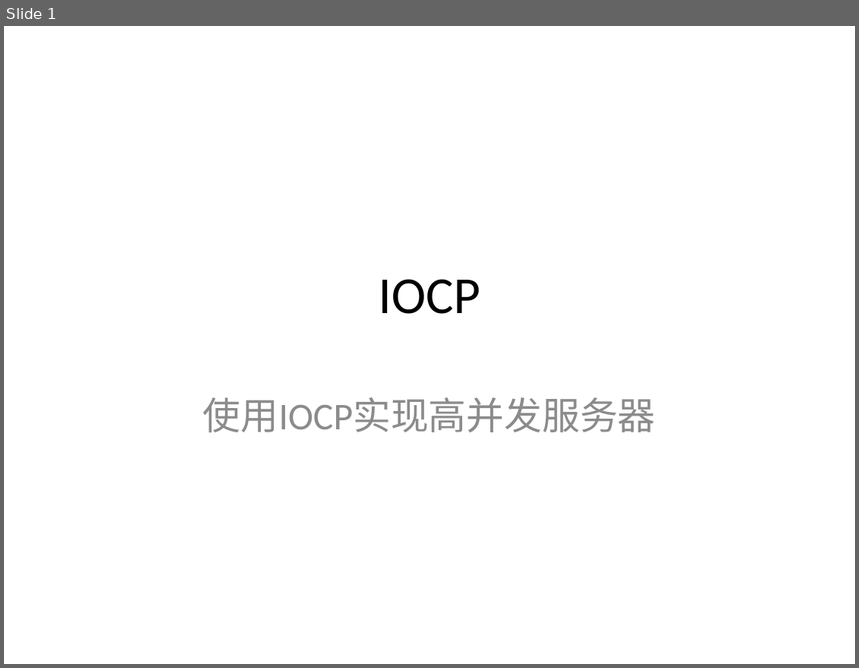
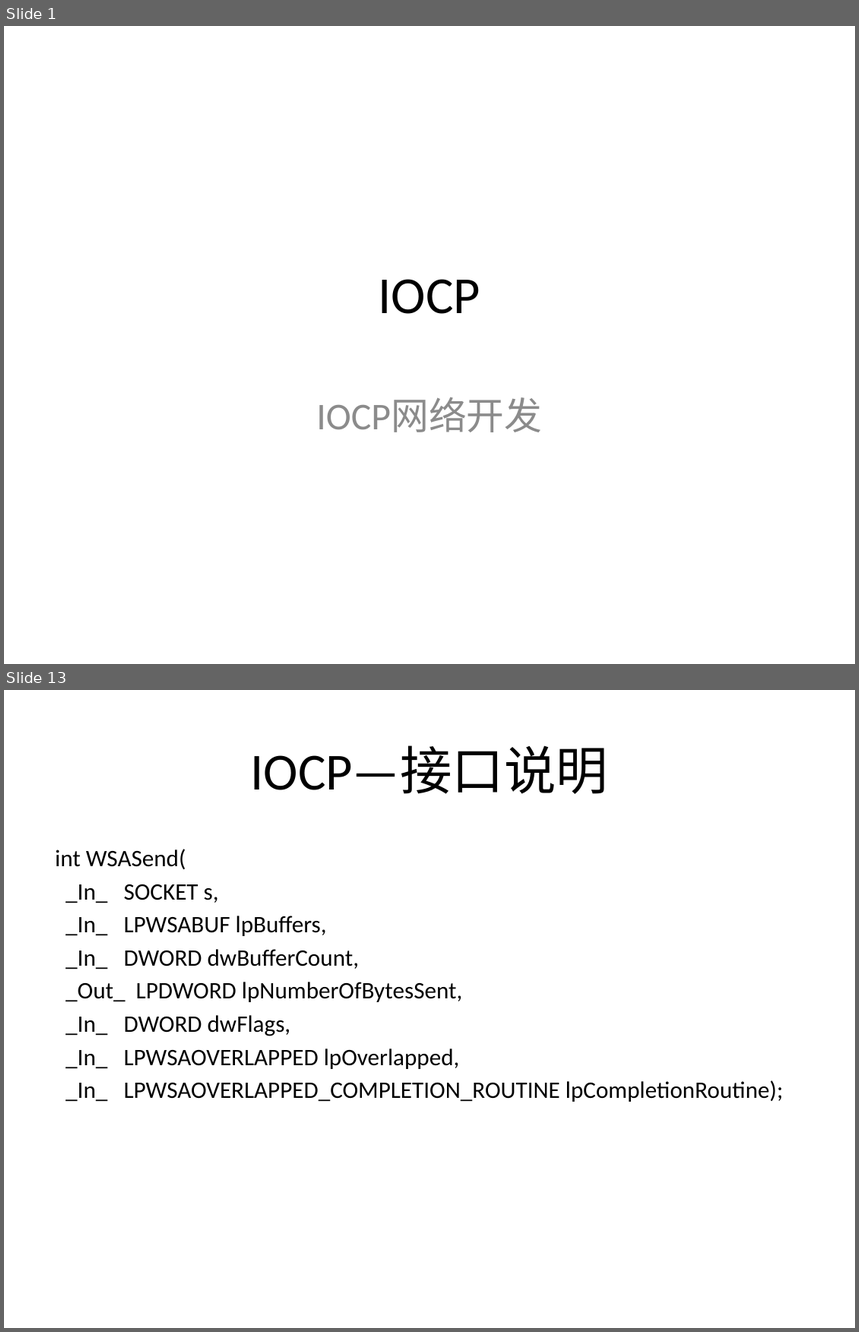
Before and after one commit to dxjeric/CompletionPort, a slide deck: Doc/IOCP.pptx. Shown one above the other, each under a label of ours: slide 1 before the commit, slides 1 and 13 after it; the slides between them are not shown. The pictures are 859x668 and 859x1332 pixels, drawn with LibreOffice and Linux fonts; fonts in the diff are those of the drawing; background and template pictures are left out. Boxes give left, top, right and bottom in pixels: in the first picture for what was removed or moved away, otherwise in the second. Text is boxed around its words. In the diff, an @@ line names an element or a change of style, - is before the commit and + after.

Commit message:
Completion Doc

```diff
--- a/Doc/IOCP.pptx
+++ b/Doc/IOCP.pptx
@@ slide 13 added at [4,690,855,1328], background picture (left out) @@
@@ title added at [251,746,608,794], 44 pt, text #000000 @@
+IOCP—接口说明
@@ text added at [55,849,783,1102], 20 pt, text #000000 @@
+int WSASend(
+_In_ SOCKET s,
+_In_ LPWSABUF lpBuffers,
+_In_ DWORD dwBufferCount,
+_Out_ LPDWORD lpNumberOfBytesSent,
+_In_ DWORD dwFlags,
+_In_ LPWSAOVERLAPPED lpOverlapped,
+_In_ LPWSAOVERLAPPED_COMPLETION_ROUTINE lpCompletionRoutine);
@@ slide 1 changed as well @@
@@ subtitle at [316,398,542,433]: text changed @@
-使用IOCP实现高并发服务器
+IOCP网络开发
```
Also in this commit, not shown: 13 other slides added.
